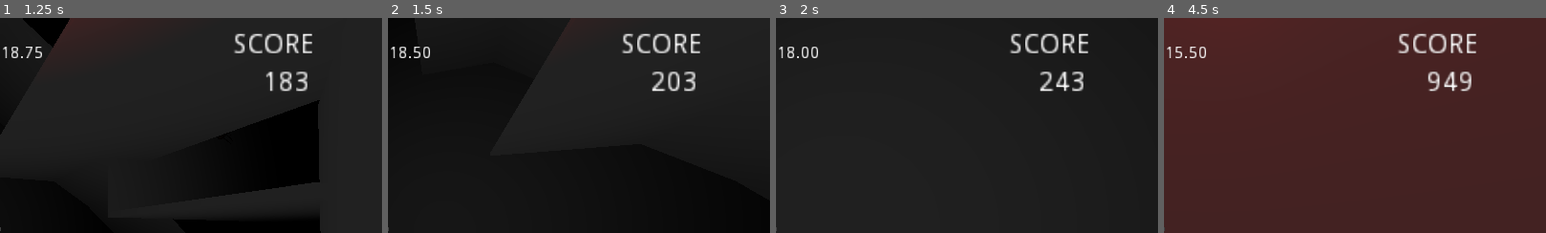
Above: before the commit, frames 1-4 (left to right).
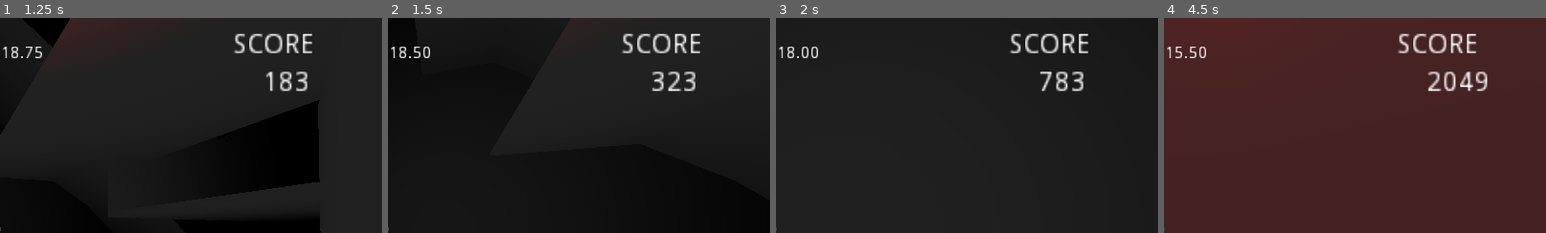
Above: after the commit, the same moments.

Repository: adrianriverof/extermination-gnome-service
Game: Godot game, scene res://Prototiping/test_level.tscn
Two runs of this game, one before a commit and one after it. Both use one fixed random seed, a clock stepped at 60 frames per second and the inputs below. The engine's default icon, where the game draws it, is replaced by a stand-in: a white triangle on a blue panel in a dark square.
Inputs (mouse positions are % of the whole screen's width and height, from its top left):
- Up to frame 1 (1.25 s): tap Enter (ui_accept) at 0.5 s; move the mouse to (55, 50) at 0.52 s; hold W (move_forward) from 0.53 s (still down); hold Ctrl (dash) from 0.53 s (still down); tap Space (jump) at 0.77, 0.8, 1.07 s
- Up to frame 2 (1.5 s): keep holding W (move_forward); move the mouse to (45, 50) at 1.27 s; release Ctrl (dash) at 1.28 s; tap Space (jump) at 1.35 s
- Up to frame 3 (2 s): keep holding W (move_forward); tap Space (jump) at 1.52, 1.82 s; tap Ctrl (dash) at 1.55 s
- Up to frame 4 (4.5 s): keep holding W (move_forward); move the mouse to (52, 48) at 2.02 s; hold Ctrl (dash) 2.03-2.78 s; tap Space (jump) at 2.3, 3.02, 3.32, 3.77, 3.8, 4.07, 4.35 s; move the mouse to (49, 52) at 2.77 s; click (49, 52) at 2.85 s; tap Ctrl (dash) at 3.05 s; tap Enter (ui_accept) at 3.5 s; move the mouse to (57, 51) at 3.52 s; hold Ctrl (dash) 3.53-4.28 s; move the mouse to (42, 49) at 4.27 s
The pictures show only the part of the screen within x 50-100%, y 0-50%; the shares and areas given below are measured in that part.

Frame 1 is identical in both runs. In frame 2, 0.3% of the frame differs, in the area x 69-77%, y 24-35%; in frame 3, 0.4%; in frame 4, 0.9%, in the area x 69-85%, y 24-35%.

Commit message:
dashbuffer
!!! Punto en el que los tests me reducirían la carga cognitiva
También sería extremadamente cómoda una refactorización completa en componentes

Diff:
--- a/Prototiping/player.gd
+++ b/Prototiping/player.gd
@@ -87,6 +87,7 @@
 
 	# Jumping and gravity
 	if is_on_floor() or is_wallruning():
+		#$BufferTimer.stop()
 		first_jump_charged = true
 		snap = -get_floor_normal()
 		accel = ACCEL_TYPE["default"]
@@ -274,13 +275,25 @@
 	tween.start()
 
 
+func buffer_active():
+	return !$BufferTimer.is_stopped()
+
+func init_buffer():
+	$BufferTimer.start()
+
+func dashbuffer_active():
+	return !$DashBufferTimer.is_stopped()
+
+func init_dashbuffer():
+	$DashBufferTimer.start()
+
 func _manage_jump():
 
 	if Input.is_action_pressed("jump") and is_on_floor():
 		first_jump_charged = false
 		jump()
 
-	if Input.is_action_just_pressed("jump"):
+	if Input.is_action_just_pressed("jump") or buffer_active():
 		level.add_score(20)
 		if is_on_floor():
 			first_jump_charged = false
@@ -310,7 +323,8 @@
 		elif double_jump_charged:
 			jump()
 			double_jump_charged = false
-
+		else:
+			if not buffer_active(): init_buffer()
 
 func jump():
 	double_jump_charged = true
@@ -318,11 +332,15 @@
 	gravity_vec = Vector3.UP * JUMP
 
 func _manage_dash():
-	if Input.is_action_pressed("dash") and is_on_floor() and $DashCooldownTimer.is_stopped() and movement != Vector3.ZERO:
+	if (Input.is_action_pressed("dash") or dashbuffer_active()) \
+	and $DashCooldownTimer.is_stopped() \
+	and movement != Vector3.ZERO:
 		#print("dash")
-		$DashCooldownTimer.start()
-		dash()
-
+		if is_on_floor():
+			$DashCooldownTimer.start()
+			dash()
+		elif !dashbuffer_active():
+			init_dashbuffer()
 
 func _manage_tilting():
 	if theres_wall_right():
--- a/Prototiping/player.tscn
+++ b/Prototiping/player.tscn
@@ -145,3 +145,11 @@
 
 [node name="DashCooldownTimer" type="Timer" parent="."]
 one_shot = true
+
+[node name="BufferTimer" type="Timer" parent="."]
+wait_time = 0.5
+one_shot = true
+
+[node name="DashBufferTimer" type="Timer" parent="."]
+wait_time = 0.5
+one_shot = true
